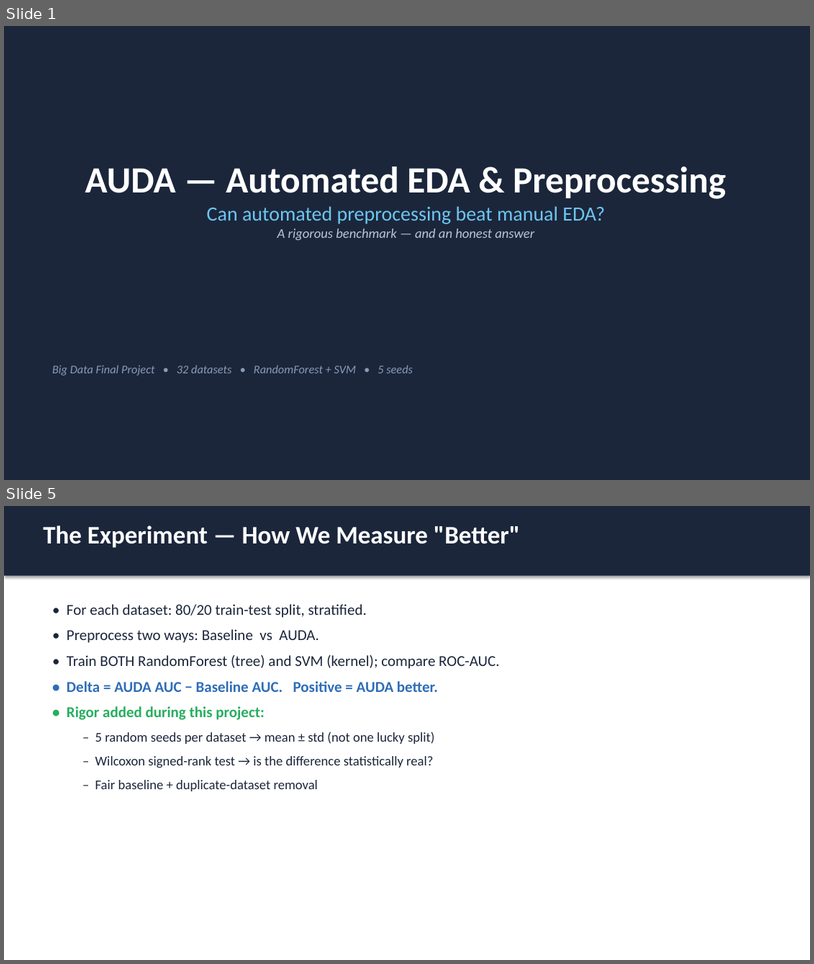
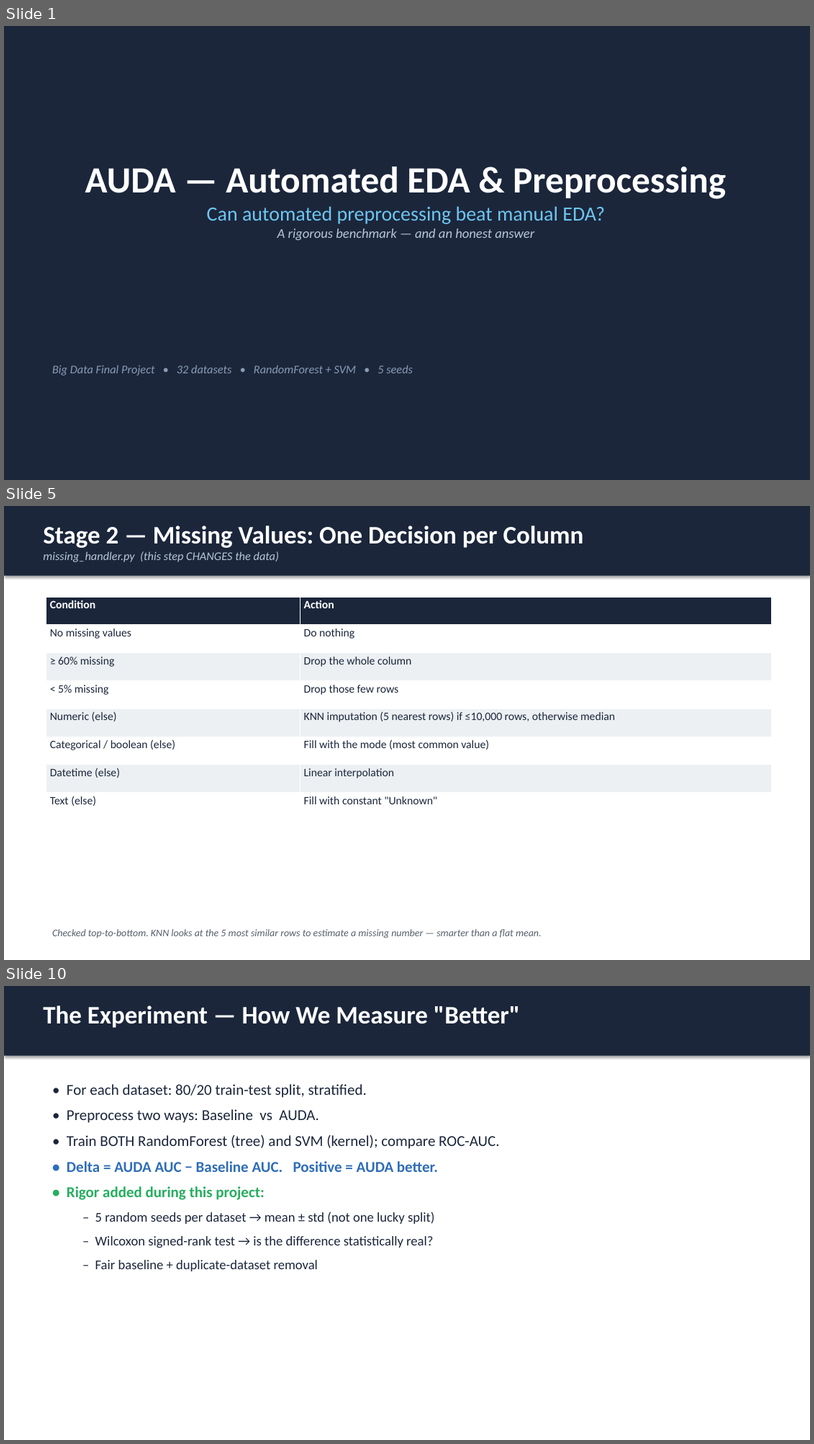
Before and after one commit to Delixx07/auto-eda-agent, a slide deck: AUDA_Project_Presentation.pptx. Shown one above the other, each under a label of ours: slides 1 and 5 before the commit, slides 1, 5 and 10 after it; the slides between them are not shown. The pictures are 814x964 and 814x1444 pixels, drawn with LibreOffice and Linux fonts; fonts in the diff are those of the drawing. Boxes give left, top, right and bottom in pixels: in the first picture for what was removed or moved away, otherwise in the second. Text is boxed around its words. In the diff, an @@ line names an element or a change of style, - is before the commit and + after.

```diff
--- a/AUDA_Project_Presentation.pptx
+++ b/AUDA_Project_Presentation.pptx
@@ slide 5 added at bbox=[4, 506, 810, 960], background #FFFFFF @@
@@ rectangle added at bbox=[4, 506, 810, 576], fill #1B263B @@
@@ text added at bbox=[43, 525, 584, 562], 14 pt, text #B8C6D8, italic @@
+Stage 2 — Missing Values: One Decision per Column
+missing_handler.py (this step CHANGES the data)
@@ table added at bbox=[46, 597, 772, 821], 8 rows, 2 columns @@
+Condition | Action
+No missing values | Do nothing
+≥ 60% missing | Drop the whole column
+< 5% missing | Drop those few rows
+Numeric (else) | KNN imputation (5 nearest rows) if ≤10,000 rows, otherwise median
+Categorical / boolean (else) | Fill with the mode (most common value)
+Datetime (else) | Linear interpolation
+Text (else) | Fill with constant "Unknown"
@@ text added at bbox=[52, 929, 542, 938], 12 pt, text #555F6B, italic @@
+Checked top-to-bottom. KNN looks at the 5 most similar rows to estimate a missing number — smarter than a flat mean.
@@ what was slide 5 is now slide 10 @@
```
Also in this commit, not shown: 3 slides changed, 4 other slides added, 2 other files.
